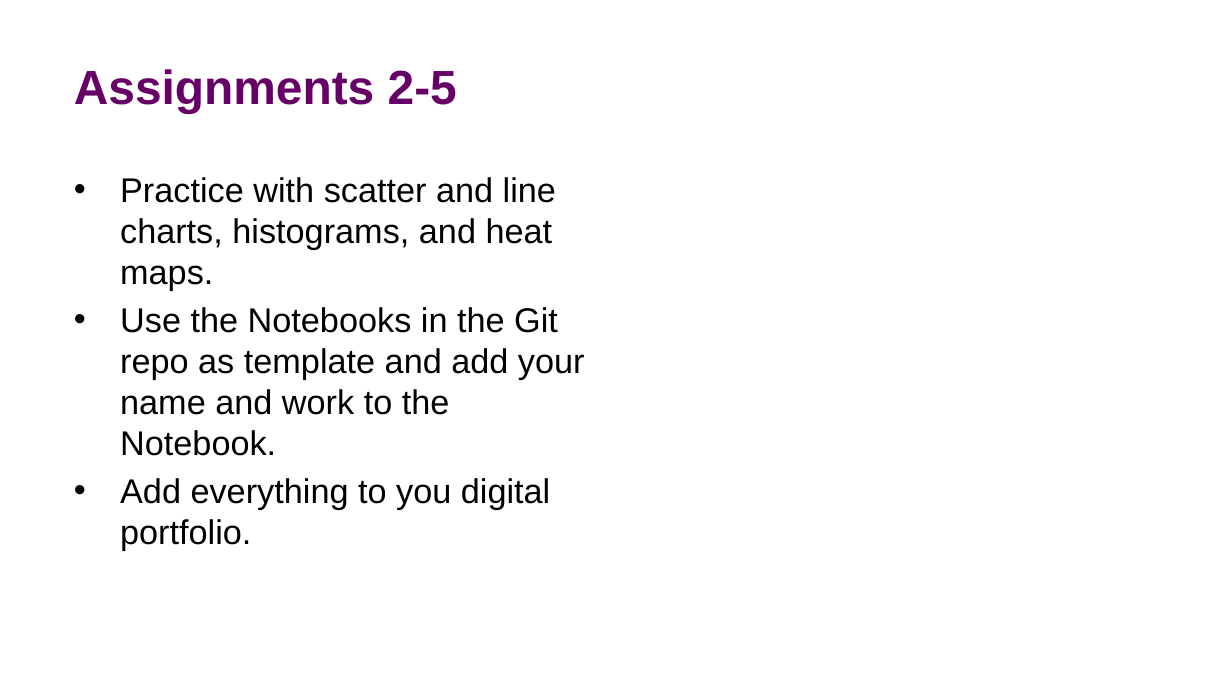
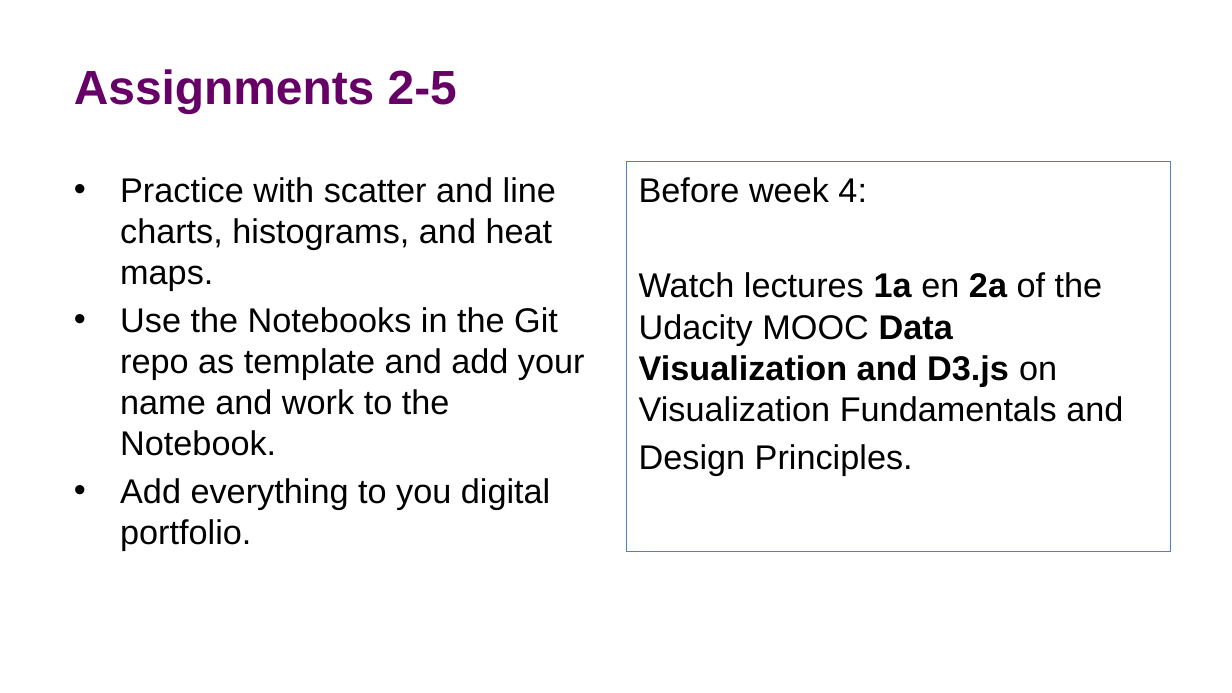
Before and after one commit to olafjanssen/ads-dv, a slide deck: slide 16 of Slides/DV02 - Reproducible Research and Exploratory Visualization with Matplotlib.pptx (slide 15 before the commit). Drawn at 1232x693 pixels with LibreOffice and Linux fonts; fonts in the diff are those of the drawing; background and template pictures are left out. Boxes give left, top, right and bottom in pixels: in the first picture for what was removed or moved away, otherwise in the second. Text is boxed around its words. In the diff, an @@ line names an element or a change of style, - is before the commit and + after.

Commit message:
Last updates before class starts.

```diff
--- a/Slides/DV02 - Reproducible Research and Exploratory Visualization with Matplotlib.pptx
+++ b/Slides/DV02 - Reproducible Research and Exploratory Visualization with Matplotlib.pptx
@@ text added at box(626, 161, 1170, 552), outline #4F81BD 0.75 pt, 20 pt, text #000000 @@
+Before week 4:
+Watch lectures 1a en 2a of the Udacity MOOC Data Visualization and D3.js on Visualization Fundamentals and
+Design Principles.
```
Also in this commit, not shown: 5 other slides changed, 1 slide added, 2 other files.
